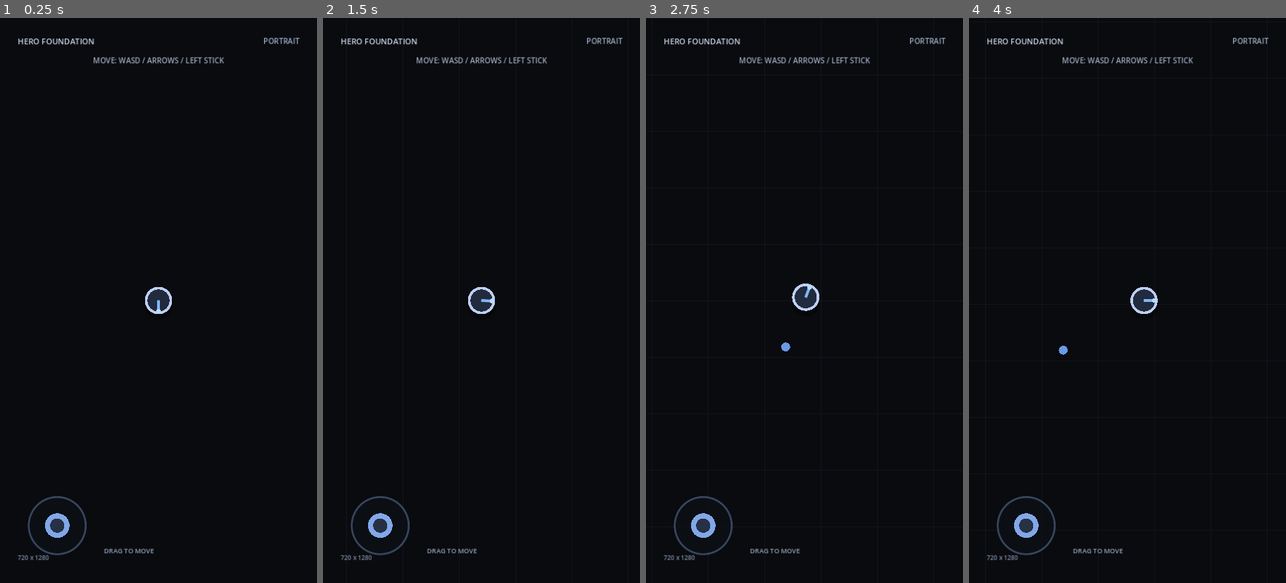
Above: before the commit, frames 1-4 (left to right).
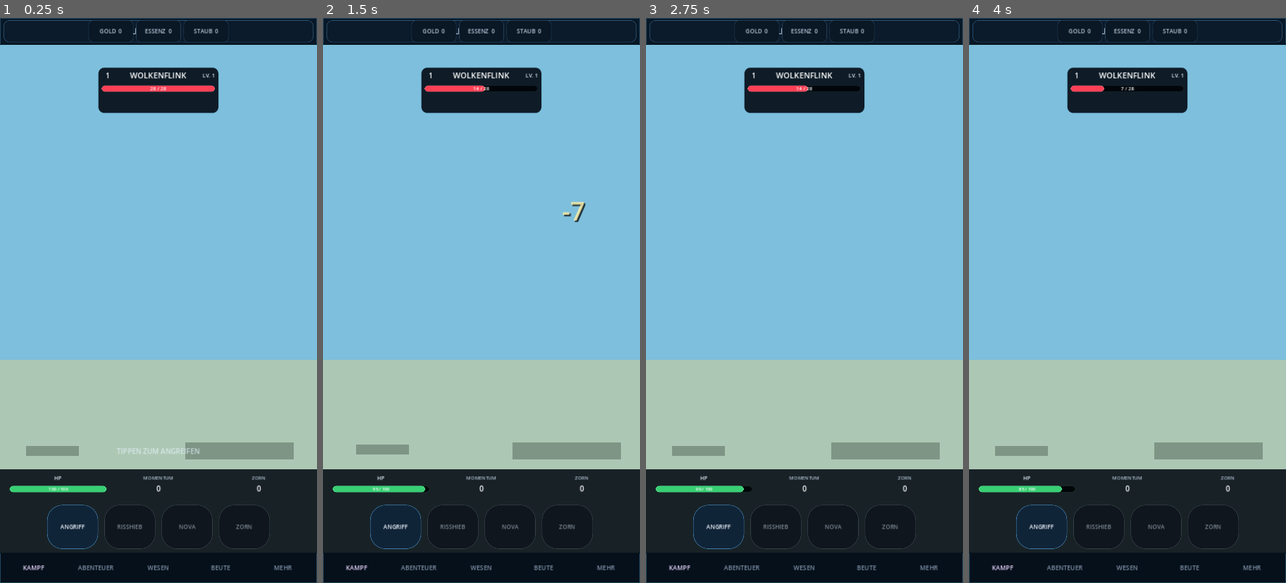
Above: after the commit, the same moments.

Repository: Broosskyy/Test-Game-Factory.
Game: Godot game, scene res://realm_alliance/combat/wolkgarten_combat.tscn
The game is run twice, just before and just after one commit, with the same random seed, the same clock (stepped at 60 frames per second) and the same inputs. Before the commit the project starts from res://game/main.tscn.
Inputs (mouse positions are in pixels of both pictures, inside the frame that each line leads up to):
- Up to frame 1 (0.25 s): no input
- Up to frame 2 (1.5 s): click (395, 526) at 0.5 s, where only the run after the commit has a clickable "ANGRIFF"; click (481, 289) at 1.27 s
- Up to frame 3 (2.75 s): drag from (703, 526) to (836, 176) at 2.02 s
- Up to frame 4 (4 s): drag from (1064, 328) to (1111, 413) at 2.77 s; move the mouse to (1159, 176) at 3.52 s; hold D from 3.53 s (still down); click (1159, 176) at 3.67 s

The runs differ from the first frame. In frame 1, 81% of the frame differs, in the area x 0-100%, y 0-100%; in frame 2, 81%; in frame 3, 81%; in frame 4, 81%.

Commit message:
feat: port REALM ALLIANCE Wolkgarten combat master

Diff:
--- a/project.godot
+++ b/project.godot
@@ -7,8 +7,8 @@
 config_version=5
 
 [application]
-config/name="Test Game Factory"
-run/main_scene="res://game/main.tscn"
+config/name="REALM ALLIANCE V2"
+run/main_scene="res://realm_alliance/combat/wolkgarten_combat.tscn"
 
 [display]
 window/size/viewport_width=720
--- /dev/null
+++ b/realm_alliance/combat/wolkgarten_combat.gd
@@ -0,0 +1,682 @@
+extends Control
+
+const PORTRAIT_REFERENCE := Vector2i(720, 1280)
+const LANDSCAPE_REFERENCE := Vector2i(960, 540)
+const ASSET_ROOT := "res://assets/realm_alliance/production/"
+
+const HERO_FILES := {
+	"idle": "hero/realmwaechter/idle.png",
+	"attack": "hero/realmwaechter/attack.png",
+	"skill": "hero/realmwaechter/skill.png",
+	"hit": "hero/realmwaechter/hit.png",
+	"victory": "hero/realmwaechter/victory.png",
+	"defeat": "hero/realmwaechter/defeated.png",
+}
+
+const ENEMY_FILES := {
+	"idle": "monsters/cloud-golem/idle.png",
+	"attack": "monsters/cloud-golem/attack.png",
+	"hit": "monsters/cloud-golem/hit.png",
+	"defeated": "monsters/cloud-golem/defeated.png",
+}
+
+const WORLD_FILES := {
+	"castle": "worlds/wolkgarten/castle-island.png",
+	"float": "worlds/wolkgarten/floating-islands.png",
+	"ruin": "worlds/wolkgarten/ruin-island.png",
+	"ruins": "worlds/wolkgarten/ruins-strip.png",
+	"platform": "worlds/wolkgarten/arena-platform.png",
+	"foreground": "worlds/wolkgarten/foliage-rocks.png",
+}
+
+var player_hp := 100
+var enemy_hp := 28
+var enemy_hp_max := 28
+var busy := false
+var _last_landscape := false
+var _profile_initialized := false
+var _applying_profile := false
+
+var stage: Control
+var hero_holder: Control
+var enemy_holder: Control
+var hero_art: TextureRect
+var enemy_art: TextureRect
+var enemy_hp_bar: ProgressBar
+var enemy_hp_text: Label
+var player_hp_bar: ProgressBar
+var player_hp_text: Label
+var damage_label: Label
+var result_overlay: ColorRect
+var result_title: Label
+var attack_hint: Label
+var fullscreen_button: Button
+
+
+func _ready() -> void:
+	_apply_orientation_profile()
+	if not get_window().size_changed.is_connected(_on_window_size_changed):
+		get_window().size_changed.connect(_on_window_size_changed)
+
+	_build_interface()
+	_load_production_assets()
+	_refresh_hud()
+
+
+func _on_window_size_changed() -> void:
+	if _applying_profile:
+		return
+	_apply_orientation_profile()
+
+
+func _apply_orientation_profile() -> void:
+	var physical_size := get_window().size
+	if physical_size.x <= 0 or physical_size.y <= 0:
+		return
+
+	var is_landscape := physical_size.x > physical_size.y
+	if _profile_initialized and is_landscape == _last_landscape:
+		return
+
+	_applying_profile = true
+	_last_landscape = is_landscape
+	_profile_initialized = true
+
+	get_window().content_scale_mode = Window.CONTENT_SCALE_MODE_CANVAS_ITEMS
+	get_window().content_scale_aspect = Window.CONTENT_SCALE_ASPECT_EXPAND
+	get_window().content_scale_size = LANDSCAPE_REFERENCE if is_landscape else PORTRAIT_REFERENCE
+
+	_applying_profile = false
+
+
+func _build_interface() -> void:
+	var app_bg := ColorRect.new()
+	_anchor(app_bg, 0.0, 0.0, 1.0, 1.0)
+	app_bg.color = Color("#06101a")
+	app_bg.mouse_filter = Control.MOUSE_FILTER_IGNORE
+	add_child(app_bg)
+
+	_build_topbar()
+	_build_stage()
+	_build_bottom_nav()
+
+
+func _build_topbar() -> void:
+	var topbar := PanelContainer.new()
+	_anchor(topbar, 0.0, 0.0, 1.0, 0.0, 0.0, 0.0, 0.0, 60.0)
+	topbar.add_theme_stylebox_override("panel", _panel_style(Color("#081827"), Color("#24455e"), 0))
+	add_child(topbar)
+
+	var player_chip := PanelContainer.new()
+	_anchor(player_chip, 0.012, 0.12, 0.31, 0.88)
+	player_chip.add_theme_stylebox_override("panel", _panel_style(Color("#0b1b2c"), Color("#315a78"), 13))
+	topbar.add_child(player_chip)
+
+	var player_label := Label.new()
+	player_label.text = "REALMWÄCHTER   LV. 1"
+	player_label.vertical_alignment = VERTICAL_ALIGNMENT_CENTER
+	player_label.horizontal_alignment = HORIZONTAL_ALIGNMENT_CENTER
+	player_label.add_theme_color_override("font_color", Color("#e8f2ff"))
+	player_label.add_theme_font_size_override("font_size", 17)
+	player_chip.add_child(player_label)
+
+	var resources := HBoxContainer.new()
+	_anchor(resources, 0.33, 0.18, 0.82, 0.84)
+	resources.alignment = BoxContainer.ALIGNMENT_CENTER
+	resources.add_theme_constant_override("separation", 6)
+	topbar.add_child(resources)
+
+	for entry in [["GOLD", "0"], ["ESSENZ", "0"], ["STAUB", "0"]]:
+		var resource := PanelContainer.new()
+		resource.custom_minimum_size = Vector2(102, 38)
+		resource.add_theme_stylebox_override("panel", _panel_style(Color("#0a1724"), Color("#26425a"), 10))
+		var text := Label.new()
+		text.text = "%s  %s" % [entry[0], entry[1]]
+		text.horizontal_alignment = HORIZONTAL_ALIGNMENT_CENTER
+		text.vertical_alignment = VERTICAL_ALIGNMENT_CENTER
+		text.add_theme_color_override("font_color", Color("#b9c9dc"))
+		text.add_theme_font_size_override("font_size", 13)
+		resource.add_child(text)
+		resources.add_child(resource)
+
+	fullscreen_button = Button.new()
+	fullscreen_button.text = "FULL"
+	fullscreen_button.visible = OS.get_name() == "Web"
+	fullscreen_button.focus_mode = Control.FOCUS_NONE
+	fullscreen_button.add_theme_font_size_override("font_size", 12)
+	fullscreen_button.add_theme_stylebox_override("normal", _panel_style(Color("#102234"), Color("#3976a3"), 10))
+	fullscreen_button.add_theme_stylebox_override("pressed", _panel_style(Color("#17344e"), Color("#65b7ed"), 10))
+	_anchor(fullscreen_button, 0.87, 0.18, 0.985, 0.84)
+	fullscreen_button.pressed.connect(_toggle_fullscreen)
+	topbar.add_child(fullscreen_button)
+
+
+func _build_stage() -> void:
+	stage = Control.new()
+	_anchor(stage, 0.0, 0.0, 1.0, 1.0, 0.0, 60.0, 0.0, -68.0)
+	stage.clip_contents = true
+	add_child(stage)
+
+	var sky := ColorRect.new()
+	_anchor(sky, 0.0, 0.0, 1.0, 0.7)
+	sky.color = Color("#86cceb")
+	sky.mouse_filter = Control.MOUSE_FILTER_IGNORE
+	stage.add_child(sky)
+
+	var horizon := ColorRect.new()
+	_anchor(horizon, 0.0, 0.62, 1.0, 1.0)
+	horizon.color = Color("#b9d5bf")
+	horizon.mouse_filter = Control.MOUSE_FILTER_IGNORE
+	stage.add_child(horizon)
+
+	var shade := ColorRect.new()
+	_anchor(shade, 0.0, 0.0, 1.0, 1.0)
+	shade.color = Color(0.02, 0.06, 0.09, 0.07)
+	shade.mouse_filter = Control.MOUSE_FILTER_IGNORE
+	shade.z_index = 6
+	stage.add_child(shade)
+
+	_add_world_texture("Castle", -0.10, 0.11, 0.44, 0.45, 1)
+	_add_world_texture("Float", 0.57, 0.09, 1.12, 0.44, 1)
+	_add_world_texture("Ruin", 0.65, 0.29, 1.05, 0.60, 2)
+	_add_world_texture("Ruins", 0.10, 0.43, 0.90, 0.73, 2)
+	_add_world_texture("Platform", -0.15, 0.56, 1.15, 0.95, 3)
+	_add_world_texture("Foreground", -0.09, 0.72, 1.09, 1.05, 7)
+
+	hero_holder = Control.new()
+	hero_holder.name = "HeroHolder"
+	_anchor(hero_holder, 0.04, 0.525, 0.29, 0.815)
+	hero_holder.z_index = 8
+	hero_holder.mouse_filter = Control.MOUSE_FILTER_IGNORE
+	stage.add_child(hero_holder)
+
+	hero_art = _make_texture_rect()
+	_anchor(hero_art, 0.0, 0.0, 1.0, 1.0)
+	hero_holder.add_child(hero_art)
+
+	enemy_holder = Control.new()
+	enemy_holder.name = "EnemyHolder"
+	_anchor(enemy_holder, 0.53, 0.355, 0.98, 0.825)
+	enemy_holder.z_index = 8
+	enemy_holder.mouse_filter = Control.MOUSE_FILTER_IGNORE
+	stage.add_child(enemy_holder)
+
+	enemy_art = _make_texture_rect()
+	_anchor(enemy_art, 0.0, 0.0, 1.0, 1.0)
+	enemy_holder.add_child(enemy_art)
+
+	_add_shadow(hero_holder, 0.17, 0.91, 0.83, 0.98)
+	_add_shadow(enemy_holder, 0.12, 0.91, 0.88, 0.98)
+
+	_build_enemy_hud()
+	_build_damage_number()
+	_build_combat_bottom_hud()
+
+	var tap_zone := Button.new()
+	tap_zone.text = ""
+	tap_zone.flat = true
+	tap_zone.focus_mode = Control.FOCUS_NONE
+	tap_zone.mouse_default_cursor_shape = Control.CURSOR_POINTING_HAND
+	_anchor(tap_zone, 0.0, 0.13, 1.0, 0.83)
+	tap_zone.z_index = 12
+	tap_zone.pressed.connect(_attack)
+	stage.add_child(tap_zone)
+
+	attack_hint = Label.new()
+	attack_hint.text = "TIPPEN ZUM ANGREIFEN"
+	attack_hint.horizontal_alignment = HORIZONTAL_ALIGNMENT_CENTER
+	attack_hint.add_theme_color_override("font_color", Color(0.9, 0.95, 1.0, 0.72))
+	attack_hint.add_theme_font_size_override("font_size", 16)
+	_anchor(attack_hint, 0.27, 0.79, 0.73, 0.83)
+	attack_hint.z_index = 30
+	attack_hint.mouse_filter = Control.MOUSE_FILTER_IGNORE
+	stage.add_child(attack_hint)
+
+	_build_result_overlay()
+
+
+func _build_enemy_hud() -> void:
+	var hud := PanelContainer.new()
+	_anchor(hud, 0.31, 0.045, 0.69, 0.135)
+	hud.z_index = 40
+	hud.mouse_filter = Control.MOUSE_FILTER_IGNORE
+	hud.add_theme_stylebox_override("panel", _panel_style(Color(0.03, 0.07, 0.11, 0.94), Color("#4a7896"), 13))
+	stage.add_child(hud)
+
+	var box := VBoxContainer.new()
+	box.add_theme_constant_override("separation", 5)
+	hud.add_child(box)
+
+	var title := HBoxContainer.new()
+	title.alignment = BoxContainer.ALIGNMENT_CENTER
+	box.add_child(title)
+
+	var rank := Label.new()
+	rank.text = "1"
+	rank.custom_minimum_size = Vector2(28, 28)
+	rank.horizontal_alignment = HORIZONTAL_ALIGNMENT_CENTER
+	rank.vertical_alignment = VERTICAL_ALIGNMENT_CENTER
+	rank.add_theme_color_override("font_color", Color.WHITE)
+	rank.add_theme_font_size_override("font_size", 16)
+	title.add_child(rank)
+
+	var name := Label.new()
+	name.text = "WOLKENFLINK"
+	name.size_flags_horizontal = Control.SIZE_EXPAND_FILL
+	name.horizontal_alignment = HORIZONTAL_ALIGNMENT_CENTER
+	name.add_theme_color_override("font_color", Color.WHITE)
+	name.add_theme_font_size_override("font_size", 18)
+	title.add_child(name)
+
+	var level := Label.new()
+	level.text = "LV. 1"
+	level.add_theme_color_override("font_color", Color("#dce8f5"))
+	level.add_theme_font_size_override("font_size", 12)
+	title.add_child(level)
+
+	var bar_wrap := Control.new()
+	bar_wrap.custom_minimum_size = Vector2(0, 20)
+	box.add_child(bar_wrap)
+
+	enemy_hp_bar = ProgressBar.new()
+	enemy_hp_bar.min_value = 0
+	enemy_hp_bar.max_value = enemy_hp_max
+	enemy_hp_bar.value = enemy_hp
+	enemy_hp_bar.show_percentage = false
+	_anchor(enemy_hp_bar, 0.0, 0.15, 1.0, 0.85)
+	enemy_hp_bar.add_theme_stylebox_override("background", _panel_style(Color("#02060a"), Color("#18222b"), 8))
+	enemy_hp_bar.add_theme_stylebox_override("fill", _panel_style(Color("#ff4056"), Color("#ff6d7d"), 8))
+	bar_wrap.add_child(enemy_hp_bar)
+
+	enemy_hp_text = Label.new()
+	enemy_hp_text.horizontal_alignment = HORIZONTAL_ALIGNMENT_CENTER
+	enemy_hp_text.vertical_alignment = VERTICAL_ALIGNMENT_CENTER
+	enemy_hp_text.add_theme_color_override("font_color", Color.WHITE)
+	enemy_hp_text.add_theme_font_size_override("font_size", 11)
+	_anchor(enemy_hp_text, 0.0, 0.0, 1.0, 1.0)
+	bar_wrap.add_child(enemy_hp_text)
+
+
+func _build_damage_number() -> void:
+	damage_label = Label.new()
+	damage_label.text = ""
+	damage_label.horizontal_alignment = HORIZONTAL_ALIGNMENT_CENTER
+	damage_label.add_theme_color_override("font_color", Color("#fff2a8"))
+	damage_label.add_theme_color_override("font_shadow_color", Color(0, 0, 0, 0.9))
+	damage_label.add_theme_constant_override("shadow_offset_x", 3)
+	damage_label.add_theme_constant_override("shadow_offset_y", 3)
+	damage_label.add_theme_font_size_override("font_size", 58)
+	_anchor(damage_label, 0.64, 0.31, 0.94, 0.41)
+	damage_label.z_index = 45
+	damage_label.mouse_filter = Control.MOUSE_FILTER_IGNORE
+	damage_label.visible = false
+	stage.add_child(damage_label)
+
+
+func _build_combat_bottom_hud() -> void:
+	var bottom := ColorRect.new()
+	_anchor(bottom, 0.0, 0.835, 1.0, 1.0)
+	bottom.color = Color(0.015, 0.045, 0.075, 0.88)
+	bottom.z_index = 24
+	bottom.mouse_filter = Control.MOUSE_FILTER_IGNORE
+	stage.add_child(bottom)
+
+	var vitals := HBoxContainer.new()
+	_anchor(vitals, 0.03, 0.845, 0.97, 0.895)
+	vitals.add_theme_constant_override("separation", 8)
+	vitals.z_index = 26
+	stage.add_child(vitals)
+
+	var hp_card := VBoxContainer.new()
+	hp_card.size_flags_horizontal = Control.SIZE_EXPAND_FILL
+	vitals.add_child(hp_card)
+
+	var hp_title := Label.new()
+	hp_title.text = "HP"
+	hp_title.horizontal_alignment = HORIZONTAL_ALIGNMENT_CENTER
+	hp_title.add_theme_color_override("font_color", Color("#dbe8f5"))
+	hp_title.add_theme_font_size_override("font_size", 12)
+	hp_card.add_child(hp_title)
+
+	var hp_wrap := Control.new()
+	hp_wrap.custom_minimum_size = Vector2(0, 22)
+	hp_card.add_child(hp_wrap)
+
+	player_hp_bar = ProgressBar.new()
+	player_hp_bar.min_value = 0
+	player_hp_bar.max_value = 100
+	player_hp_bar.value = player_hp
+	player_hp_bar.show_percentage = false
+	_anchor(player_hp_bar, 0.0, 0.2, 1.0, 0.85)
+	player_hp_bar.add_theme_stylebox_override("background", _panel_style(Color("#020609"), Color("#173225"), 8))
+	player_hp_bar.add_theme_stylebox_override("fill", _panel_style(Color("#38cf74"), Color("#5ef09a"), 8))
+	hp_wrap.add_child(player_hp_bar)
+
+	player_hp_text = Label.new()
+	player_hp_text.horizontal_alignment = HORIZONTAL_ALIGNMENT_CENTER
+	player_hp_text.vertical_alignment = VERTICAL_ALIGNMENT_CENTER
+	player_hp_text.add_theme_color_override("font_color", Color.WHITE)
+	player_hp_text.add_theme_font_size_override("font_size", 10)
+	_anchor(player_hp_text, 0.0, 0.0, 1.0, 1.0)
+	hp_wrap.add_child(player_hp_text)
+
+	for stat in [["MOMENTUM", "0"], ["ZORN", "0"]]:
+		var card := VBoxContainer.new()
+		card.size_flags_horizontal = Control.SIZE_EXPAND_FILL
+		var t := Label.new()
+		t.text = stat[0]
+		t.horizontal_alignment = HORIZONTAL_ALIGNMENT_CENTER
+		t.add_theme_color_override("font_color", Color("#aebcd0"))
+		t.add_theme_font_size_override("font_size", 11)
+		var v := Label.new()
+		v.text = stat[1]
+		v.horizontal_alignment = HORIZONTAL_ALIGNMENT_CENTER
+		v.add_theme_color_override("font_color", Color.WHITE)
+		v.add_theme_font_size_override("font_size", 17)
+		card.add_child(t)
+		card.add_child(v)
+		vitals.add_child(card)
+
+	var skills := HBoxContainer.new()
+	_anchor(skills, 0.08, 0.905, 0.92, 0.992)
+	skills.alignment = BoxContainer.ALIGNMENT_CENTER
+	skills.add_theme_constant_override("separation", 14)
+	skills.z_index = 31
+	stage.add_child(skills)
+
+	for data in [["ANGRIFF", false], ["RISSHIEB", true], ["NOVA", true], ["ZORN", true]]:
+		var button := Button.new()
+		button.text = data[0]
+		button.custom_minimum_size = Vector2(116, 76)
+		button.focus_mode = Control.FOCUS_NONE
+		button.disabled = bool(data[1])
+		button.add_theme_font_size_override("font_size", 13)
+		button.add_theme_color_override("font_color", Color("#f2f7ff"))
+		button.add_theme_color_override("font_disabled_color", Color("#7b8794"))
+		button.add_theme_stylebox_override("normal", _panel_style(Color("#102438"), Color("#4387b8"), 34))
+		button.add_theme_stylebox_override("pressed", _panel_style(Color("#183b58"), Color("#78c9ff"), 34))
+		button.add_theme_stylebox_override("disabled", _panel_style(Color("#10161d"), Color("#38424c"), 34))
+		if data[0] == "ANGRIFF":
+			button.pressed.connect(_attack)
+		skills.add_child(button)
+
+
+func _build_result_overlay() -> void:
+	result_overlay = ColorRect.new()
+	_anchor(result_overlay, 0.0, 0.0, 1.0, 1.0)
+	result_overlay.color = Color(0.015, 0.035, 0.055, 0.82)
+	result_overlay.z_index = 80
+	result_overlay.visible = false
+	stage.add_child(result_overlay)
+
+	var card := PanelContainer.new()
+	_anchor(card, 0.20, 0.35, 0.80, 0.64)
+	card.add_theme_stylebox_override("panel", _panel_style(Color("#0a1826"), Color("#5c8db3"), 22))
+	result_overlay.add_child(card)
+
+	var content := VBoxContainer.new()
+	content.alignment = BoxContainer.ALIGNMENT_CENTER
+	content.add_theme_constant_override("separation", 16)
+	card.add_child(content)
+
+	var eyebrow := Label.new()
+	eyebrow.text = "WOLKGARTEN"
+	eyebrow.horizontal_alignment = HORIZONTAL_ALIGNMENT_CENTER
+	eyebrow.add_theme_color_override("font_color", Color("#9bb8ce"))
+	eyebrow.add_theme_font_size_override("font_size", 15)
+	content.add_child(eyebrow)
+
+	result_title = Label.new()
+	result_title.text = "SIEG"
+	result_title.horizontal_alignment = HORIZONTAL_ALIGNMENT_CENTER
+	result_title.add_theme_color_override("font_color", Color.WHITE)
+	result_title.add_theme_font_size_override("font_size", 36)
+	content.add_child(result_title)
+
+	var subtitle := Label.new()
+	subtitle.text = "Vertical Slice Port 01"
+	subtitle.horizontal_alignment = HORIZONTAL_ALIGNMENT_CENTER
+	subtitle.add_theme_color_override("font_color", Color("#9eafbf"))
+	subtitle.add_theme_font_size_override("font_size", 14)
+	content.add_child(subtitle)
+
+	var restart := Button.new()
+	restart.text = "NEUSTART"
+	restart.custom_minimum_size = Vector2(210, 56)
+	restart.focus_mode = Control.FOCUS_NONE
+	restart.add_theme_font_size_override("font_size", 16)
+	restart.add_theme_stylebox_override("normal", _panel_style(Color("#17324b"), Color("#66b5e7"), 14))
+	restart.add_theme_stylebox_override("pressed", _panel_style(Color("#214963"), Color("#9bdcff"), 14))
+	restart.pressed.connect(_restart)
+	content.add_child(restart)
+
+
+func _build_bottom_nav() -> void:
+	var nav := PanelContainer.new()
+	_anchor(nav, 0.0, 1.0, 1.0, 1.0, 0.0, -68.0, 0.0, 0.0)
+	nav.add_theme_stylebox_override("panel", _panel_style(Color("#06101a"), Color("#22475f"), 0))
+	add_child(nav)
+
+	var row := HBoxContainer.new()
+	row.alignment = BoxContainer.ALIGNMENT_CENTER
+	nav.add_child(row)
+
+	for label_text in ["KAMPF", "ABENTEUER", "WESEN", "BEUTE", "MEHR"]:
+		var label := Label.new()
+		label.text = label_text
+		label.size_flags_horizontal = Control.SIZE_EXPAND_FILL
+		label.horizontal_alignment = HORIZONTAL_ALIGNMENT_CENTER
+		label.vertical_alignment = VERTICAL_ALIGNMENT_CENTER
+		label.add_theme_font_size_override("font_size", 14)
+		label.add_theme_color_override("font_color", Color("#e8d7ff") if label_text == "KAMPF" else Color("#7e91a7"))
+		row.add_child(label)
+
+
+func _add_world_texture(node_name: String, left: float, top: float, right: float, bottom: float, layer: int) -> void:
+	var texture_rect := _make_texture_rect()
+	texture_rect.name = node_name
+	_anchor(texture_rect, left, top, right, bottom)
+	texture_rect.z_index = layer
+	stage.add_child(texture_rect)
+
+
+func _add_shadow(parent: Control, left: float, top: float, right: float, bottom: float) -> void:
+	var shadow := ColorRect.new()
+	_anchor(shadow, left, top, right, bottom)
+	shadow.color = Color(0.02, 0.07, 0.06, 0.28)
+	shadow.mouse_filter = Control.MOUSE_FILTER_IGNORE
+	shadow.z_index = -1
+	parent.add_child(shadow)
+
+
+func _make_texture_rect() -> TextureRect:
+	var texture_rect := TextureRect.new()
+	texture_rect.expand_mode = TextureRect.EXPAND_IGNORE_SIZE
+	texture_rect.stretch_mode = TextureRect.STRETCH_KEEP_ASPECT_CENTERED
+	texture_rect.mouse_filter = Control.MOUSE_FILTER_IGNORE
+	return texture_rect
+
+
+func _load_production_assets() -> void:
+	_set_texture_by_name("Castle", WORLD_FILES["castle"])
+	_set_texture_by_name("Float", WORLD_FILES["float"])
+	_set_texture_by_name("Ruin", WORLD_FILES["ruin"])
+	_set_texture_by_name("Ruins", WORLD_FILES["ruins"])
+	_set_texture_by_name("Platform", WORLD_FILES["platform"])
+	_set_texture_by_name("Foreground", WORLD_FILES["foreground"])
+	_set_hero_state("idle")
+	_set_enemy_state("idle")
+
+
+func _set_texture_by_name(node_name: String, relative_path: String) -> void:
+	var node := stage.get_node_or_null(node_name) as TextureRect
+	if node == null:
+		return
+	node.texture = _load_texture(relative_path)
+
+
+func _load_texture(relative_path: String) -> Texture2D:
+	var path := ASSET_ROOT + relative_path
+	if not ResourceLoader.exists(path):
+		push_error("Missing REALM ALLIANCE production asset: " + path)
+		return null
+	return load(path) as Texture2D
+
+
+func _set_hero_state(state: String) -> void:
+	hero_art.texture = _load_texture(HERO_FILES.get(state, HERO_FILES["idle"]))
+
+
+func _set_enemy_state(state: String) -> void:
+	enemy_art.texture = _load_texture(ENEMY_FILES.get(state, ENEMY_FILES["idle"]))
+
+
+func _attack() -> void:
+	if busy or result_overlay.visible:
+		return
+
+	busy = true
+	attack_hint.visible = false
+	_set_hero_state("attack")
+
+	var hero_start := hero_holder.position
+	var hero_tween := create_tween()
+	hero_tween.tween_property(hero_holder, "position", hero_start + Vector2(18, -3), 0.10).set_trans(Tween.TRANS_QUAD).set_ease(Tween.EASE_OUT)
+	hero_tween.tween_property(hero_holder, "position", hero_start, 0.14).set_trans(Tween.TRANS_QUAD).set_ease(Tween.EASE_IN)
+
+	await get_tree().create_timer(0.09).timeout
+
+	var damage := 7
+	enemy_hp = maxi(0, enemy_hp - damage)
+	_set_enemy_state("hit")
+	_show_damage(damage)
+	_refresh_hud()
+
+	var enemy_start := enemy_holder.position
+	var enemy_tween := create_tween()
+	enemy_tween.tween_property(enemy_holder, "position", enemy_start + Vector2(10, 0), 0.07)
+	enemy_tween.tween_property(enemy_holder, "position", enemy_start, 0.11)
+
+	await get_tree().create_timer(0.19).timeout
+
+	if enemy_hp <= 0:
+		_set_enemy_state("defeated")
+		_set_hero_state("victory")
+		await get_tree().create_timer(0.35).timeout
+		_show_result(true)
+		busy = false
+		return
+
+	_set_hero_state("idle")
+	_set_enemy_state("attack")
+	await get_tree().create_timer(0.12).timeout
+
+	player_hp = maxi(0, player_hp - 5)
+	_set_hero_state("hit")
+	hero_art.modulate = Color(1.35, 0.72, 0.72, 1.0)
+	_refresh_hud()
+
+	await get_tree().create_timer(0.13).timeout
+	hero_art.modulate = Color.WHITE
+
+	if player_hp <= 0:
+		_set_hero_state("defeat")
+		_set_enemy_state("idle")
+		await get_tree().create_timer(0.30).timeout
+		_show_result(false)
+		busy = false
+		return
+
+	_set_hero_state("idle")
+	_set_enemy_state("idle")
+	busy = false
+
+
+func _show_damage(value: int) -> void:
+	damage_label.text = "-%d" % value
+	damage_label.visible = true
+	damage_label.modulate = Color.WHITE
+	damage_label.position.y += 8.0
+
+	var tween := create_tween()
+	tween.set_parallel(true)
+	tween.tween_property(damage_label, "position:y", damage_label.position.y - 32.0, 0.38)
+	tween.tween_property(damage_label, "modulate:a", 0.0, 0.38)
+	await tween.finished
+	damage_label.visible = false
+
+
+func _refresh_hud() -> void:
+	if enemy_hp_bar != null:
+		enemy_hp_bar.value = enemy_hp
+	if enemy_hp_text != null:
+		enemy_hp_text.text = "%d / %d" % [enemy_hp, enemy_hp_max]
+	if player_hp_bar != null:
+		player_hp_bar.value = player_hp
+	if player_hp_text != null:
+		player_hp_text.text = "%d / 100" % player_hp
+
+
+func _show_result(victory: bool) -> void:
+	result_title.text = "SIEG" if victory else "NIEDERLAGE"
+	result_title.add_theme_color_override("font_color", Color("#fff1a8") if victory else Color("#ff8794"))
+	result_overlay.visible = true
+
+
+func _restart() -> void:
+	busy = false
+	player_hp = 100
+	enemy_hp = enemy_hp_max
+	result_overlay.visible = false
+	attack_hint.visible = true
+	hero_art.modulate = Color.WHITE
+	_set_hero_state("idle")
+	_set_enemy_state("idle")
+	_refresh_hud()
+
+
+func _toggle_fullscreen() -> void:
+	if DisplayServer.window_get_mode() == DisplayServer.WINDOW_MODE_FULLSCREEN:
+		DisplayServer.window_set_mode(DisplayServer.WINDOW_MODE_WINDOWED)
+	else:
+		DisplayServer.window_set_mode(DisplayServer.WINDOW_MODE_FULLSCREEN)
+
+
+func _panel_style(background: Color, border: Color, radius: int) -> StyleBoxFlat:
+	var style := StyleBoxFlat.new()
+	style.bg_color = background
+	style.border_color = border
+	style.border_width_left = 1
+	style.border_width_top = 1
+	style.border_width_right = 1
+	style.border_width_bottom = 1
+	style.corner_radius_top_left = radius
+	style.corner_radius_top_right = radius
+	style.corner_radius_bottom_left = radius
+	style.corner_radius_bottom_right = radius
+	style.content_margin_left = 8
+	style.content_margin_top = 5
+	style.content_margin_right = 8
+	style.content_margin_bottom = 5
+	return style
+
+
+func _anchor(
+	control: Control,
+	left: float,
+	top: float,
+	right: float,
+	bottom: float,
+	offset_left: float = 0.0,
+	offset_top: float = 0.0,
+	offset_right: float = 0.0,
+	offset_bottom: float = 0.0
+) -> void:
+	control.anchor_left = left
+	control.anchor_top = top
+	control.anchor_right = right
+	control.anchor_bottom = bottom
+	control.offset_left = offset_left
+	control.offset_top = offset_top
+	control.offset_right = offset_right
+	control.offset_bottom = offset_bottom
--- /dev/null
+++ b/realm_alliance/combat/wolkgarten_combat.tscn
@@ -0,0 +1,12 @@
+[gd_scene load_steps=2 format=3]
+
+[ext_resource type="Script" path="res://realm_alliance/combat/wolkgarten_combat.gd" id="1_combat"]
+
+[node name="WolkgartenCombat" type="Control"]
+layout_mode = 3
+anchors_preset = 15
+anchor_right = 1.0
+anchor_bottom = 1.0
+grow_horizontal = 2
+grow_vertical = 2
+script = ExtResource("1_combat")
Not shown, changed: .github/workflows/godot-build.yml
Not shown, added: docs/REALM_ALLIANCE_PORT_01.md
Not shown, added: scripts/sync_realm_assets.sh
